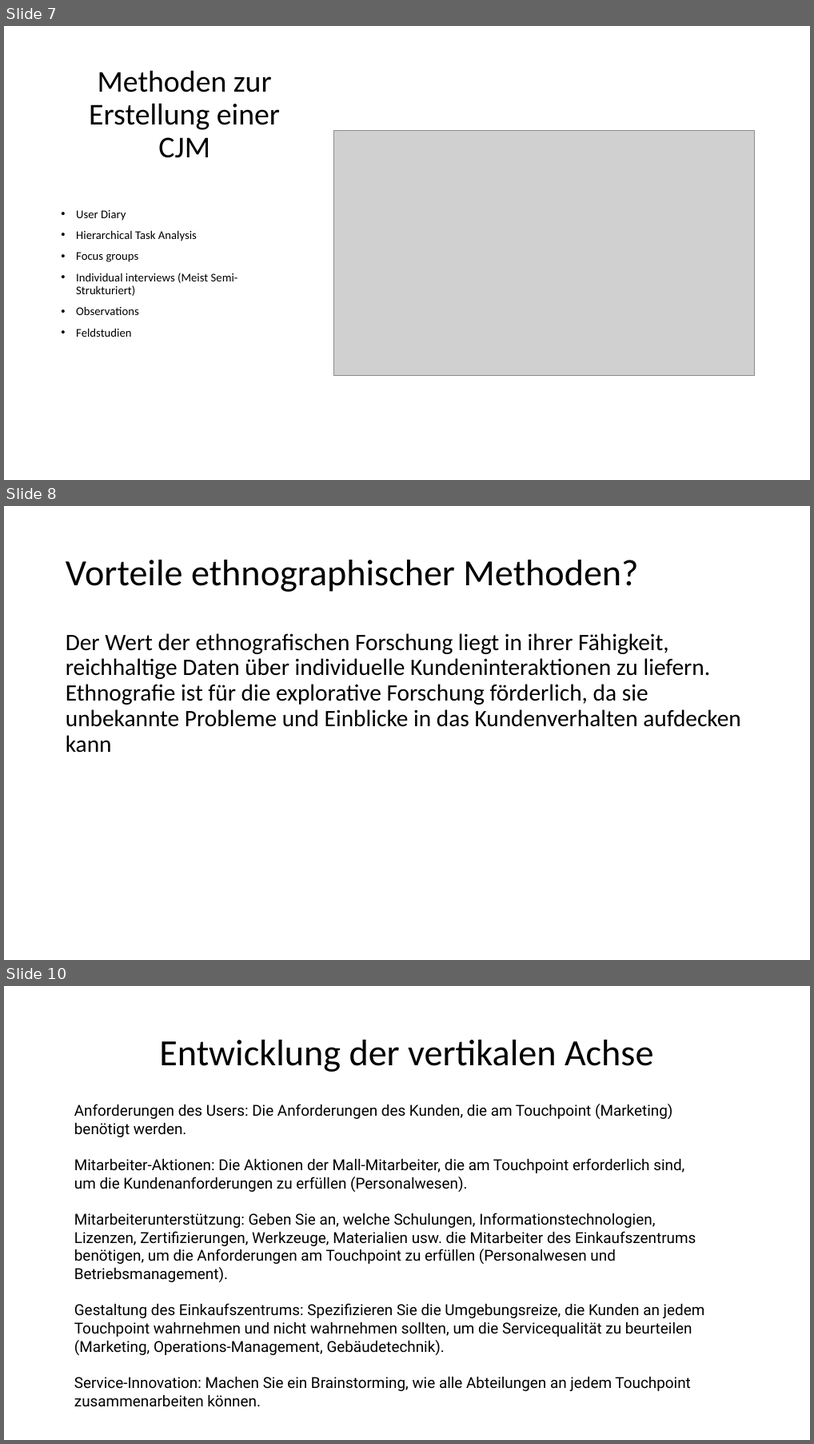
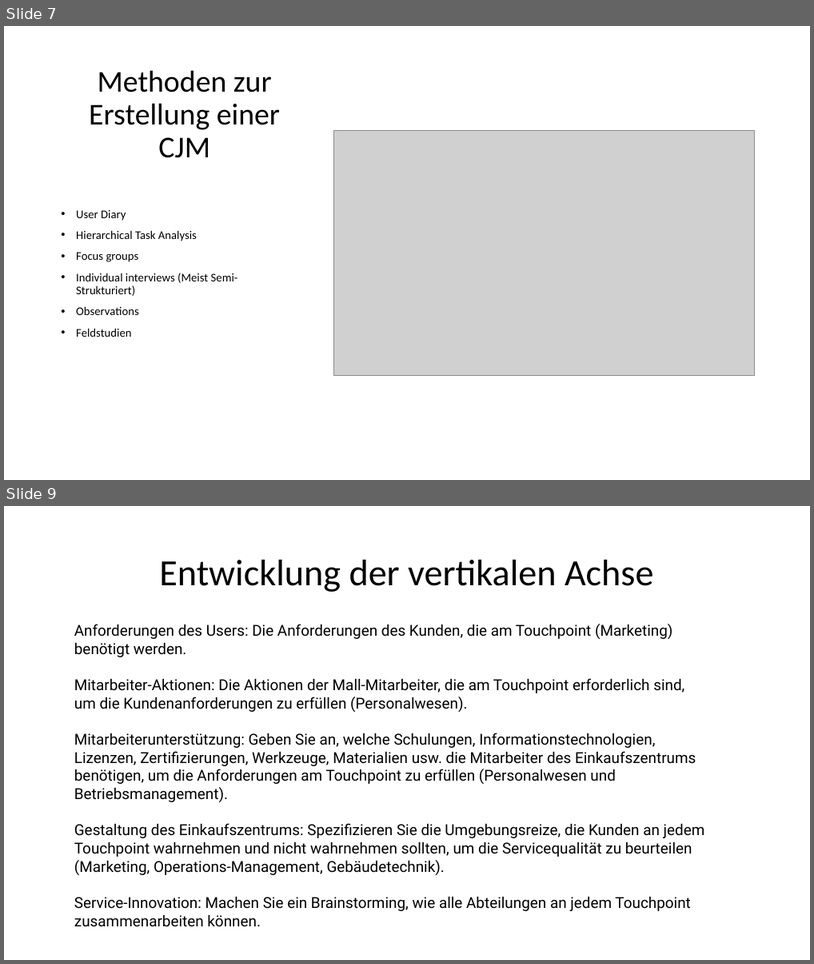
Before and after one commit to TimBoeckel/HCI-Sem-JourneyMaps, a slide deck: Praesentation/Präsentation_Tim.pptx. Shown one above the other, each under a label of ours: slides 7, 8 and 10 before the commit, slides 7 and 9 after it; the slides between them are not shown. The pictures are 814x1444 and 814x964 pixels, drawn with LibreOffice and Linux fonts; fonts in the diff are those of the drawing; grey boxes stand for pictures. Boxes give left, top, right and bottom in pixels: in the first picture for what was removed or moved away, otherwise in the second. Text is boxed around its words. In the diff, an @@ line names an element or a change of style, - is before the commit and + after.

```diff
--- a/Praesentation/Präsentation_Tim.pptx
+++ b/Praesentation/Präsentation_Tim.pptx
@@ slide 8 removed at (x1=4, y1=506, x2=810, y2=960), background #FFFFFF @@
@@ title removed at (x1=66, y1=560, x2=638, y2=592) @@
-Vorteile ethnographischer Methoden?
@@ text removed at (x1=66, y1=633, x2=742, y2=752) @@
-Der Wert der ethnografischen Forschung liegt in ihrer Fähigkeit, reichhaltige Daten über individuelle Kundeninteraktionen zu liefern. Ethnografie ist für die explorative Forschung förderlich, da sie unbekannte Probleme und Einblicke in das Kundenverhalten aufdecken kann
@@ what was slide 10 is now slide 9 @@
```
Also in this commit, not shown: 4 slides changed.
